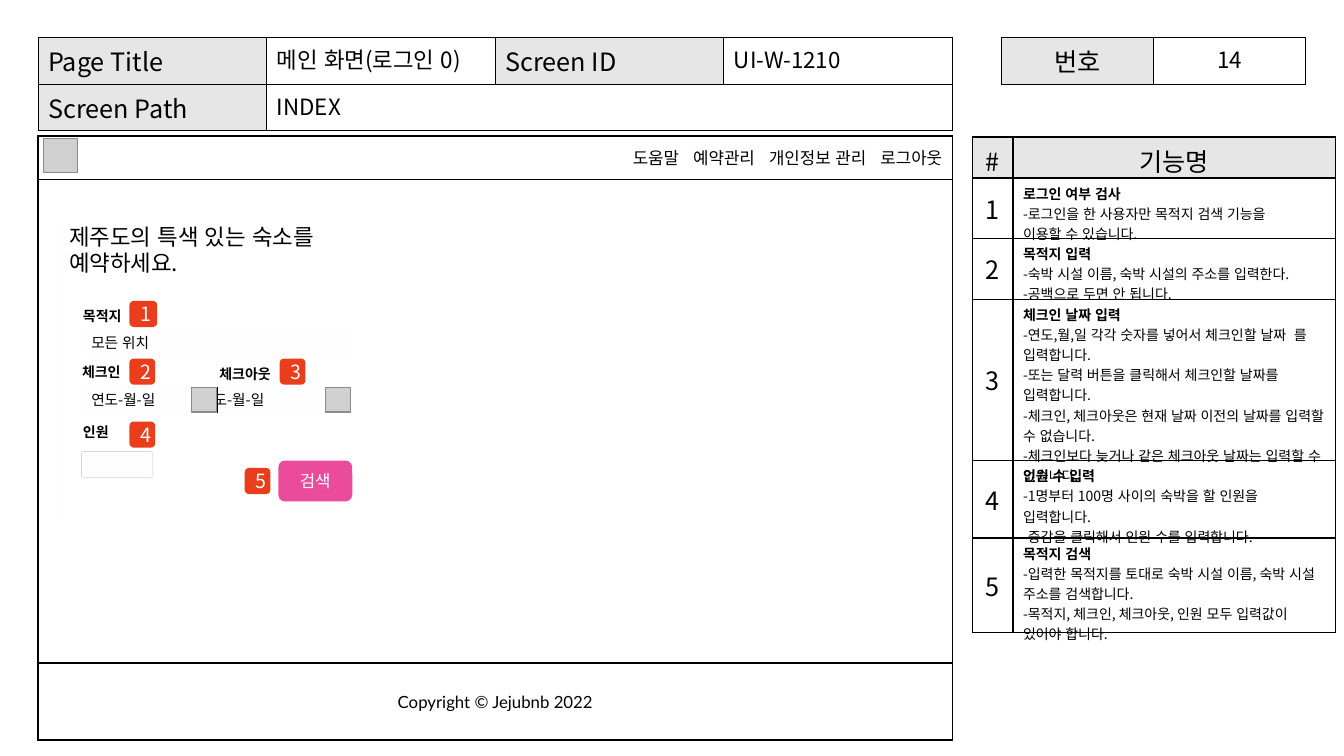
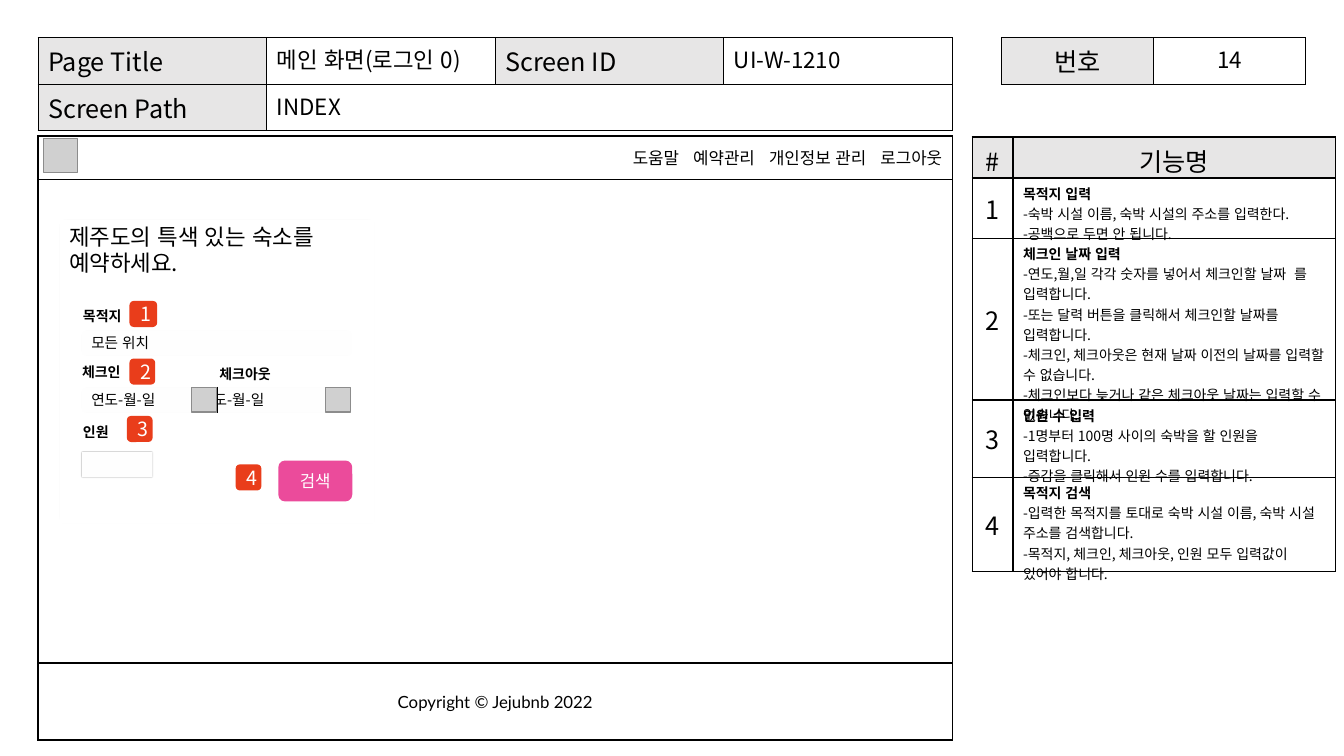
Before and after one commit to Shimcoding/AnywhereBnb, a slide deck: slide 34 of 제주관광비앤비_프로젝트.pptx. Drawn at 1344x756 pixels with LibreOffice and Linux fonts; fonts in the diff are those of the drawing; grey boxes stand for pictures. Boxes give left, top, right and bottom in pixels: in the first picture for what was removed or moved away, otherwise in the second. Text is boxed around its words. In the diff, an @@ line names an element or a change of style, - is before the commit and + after.

Commit message:
달력 년도 없애기, 에러 처리, json, 인터페이스 규격서 워드로, 화면 구성도

```diff
--- a/제주관광비앤비_프로젝트.pptx
+++ b/제주관광비앤비_프로젝트.pptx
@@ table at [973,137,1336,584] @@
-row 2: 1 | 로그인 여부 검사 / -로그인을 한 사용자만 목적지 검색 기능을 / 이용할 수 있습니다.
-row 3: 2 | 목적지 입력 / -숙박 시설 이름, 숙박 시설의 주소를 입력한다. / -공백으로 두면 안 됩니다.
-row 4: 3 | 체크인 날짜 입력 / -연도,월,일 각각 숫자를 넣어서 체크인할 날짜 를 입력합니다. / -또는 달력 버튼을 클릭해서 체크인할 날짜를 입력합니다. / -체크인, 체크아웃은 현재 날짜 이전의 날짜를 입력할 수 없습니다. / -체크인보다 늦거나 같은 체크아웃 날짜는 입력할 수 없습니다.
-row 5: 4 | 인원 수 입력 / -1명부터 100명 사이의 숙박을 할 인원을 입력합니다. / -증감을 클릭해서 인원 수를 입력합니다.
-row 6: 5 | 목적지 검색 / -입력한 목적지를 토대로 숙박 시설 이름, 숙박 시설 주소를 검색합니다. / -목적지, 체크인, 체크아웃, 인원 모두 입력값이 있어야 합니다.
+row 2: 1 | 목적지 입력 / -숙박 시설 이름, 숙박 시설의 주소를 입력한다. / -공백으로 두면 안 됩니다.
+row 3: 2 | 체크인 날짜 입력 / -연도,월,일 각각 숫자를 넣어서 체크인할 날짜 를 입력합니다. / -또는 달력 버튼을 클릭해서 체크인할 날짜를 입력합니다. / -체크인, 체크아웃은 현재 날짜 이전의 날짜를 입력할 수 없습니다. / -체크인보다 늦거나 같은 체크아웃 날짜는 입력할 수 없습니다.
+row 4: 3 | 인원 수 입력 / -1명부터 100명 사이의 숙박을 할 인원을 입력합니다. / -증감을 클릭해서 인원 수를 입력합니다.
+row 5: 4 | 목적지 검색 / -입력한 목적지를 토대로 숙박 시설 이름, 숙박 시설 주소를 검색합니다. / -목적지, 체크인, 체크아웃, 인원 모두 입력값이 있어야 합니다.
@@ rounded rectangle "3": place and size @@
-rounded rectangle "3" at [280,359,307,385]
+rounded rectangle "3" at [127,416,153,443]
@@ rounded rectangle "4": place and size @@
-rounded rectangle "4" at [129,421,155,448]
+rounded rectangle "4" at [236,465,262,491]
@@ rounded rectangle removed at [245,468,271,494] @@
-5
```
Also in this commit, not shown: 1 other slide changed, 4 other files.
